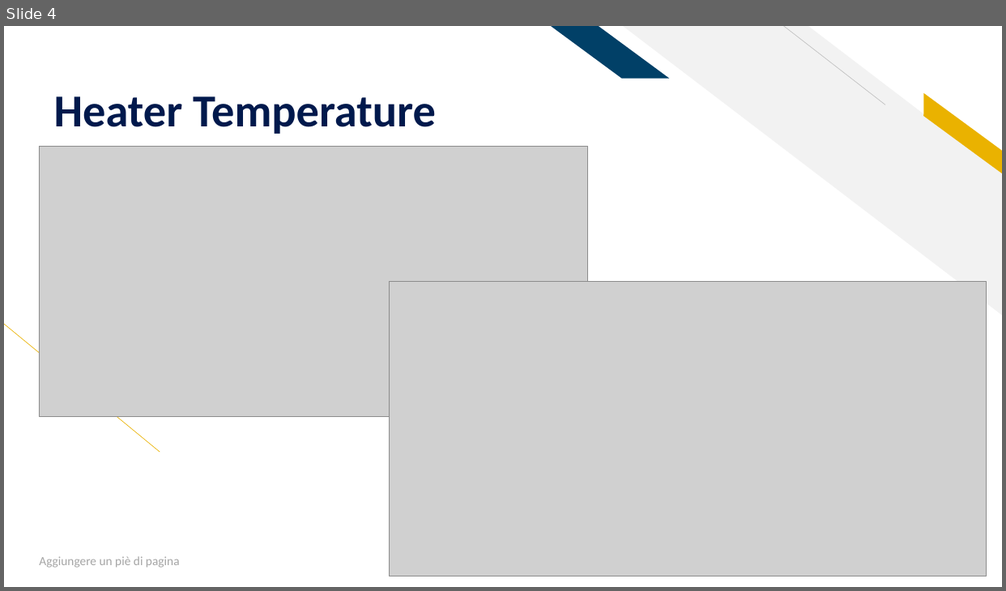
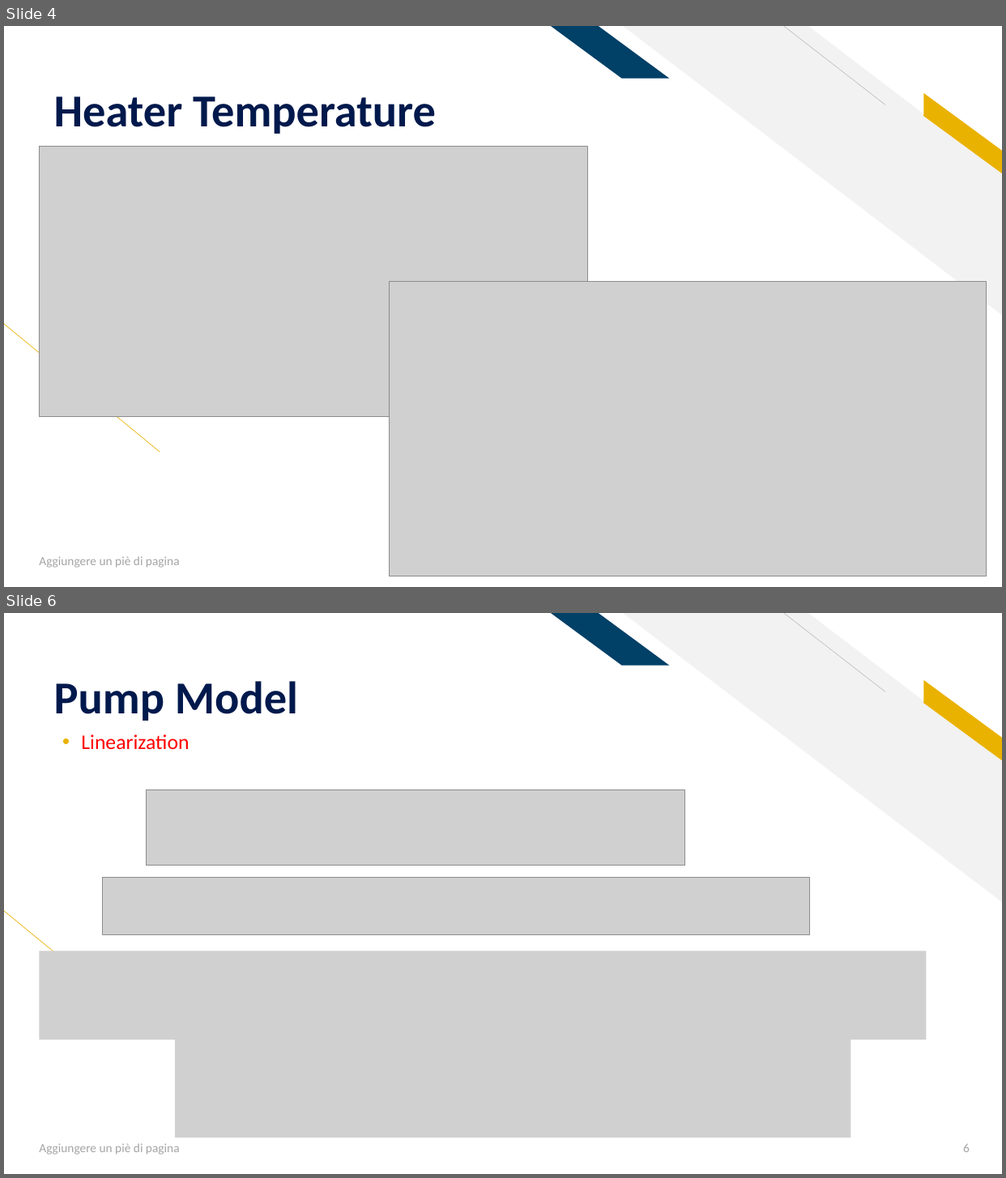
Before and after one commit to AleFire99/AES-git-repo, a slide deck: Aes_Project_2021_2022.pptx. Shown one above the other, each under a label of ours: slide 4 before the commit, slides 4 and 6 after it; the slides between them are not shown. The pictures are 1006x591 and 1006x1178 pixels, drawn with LibreOffice and Linux fonts; fonts in the diff are those of the drawing; grey boxes stand for pictures. Boxes give left, top, right and bottom in pixels: in the first picture for what was removed or moved away, otherwise in the second. Text is boxed around its words. In the diff, an @@ line names an element or a change of style, - is before the commit and + after.

```diff
--- a/Aes_Project_2021_2022.pptx
+++ b/Aes_Project_2021_2022.pptx
@@ slide 6 added at [4, 613, 1002, 1174], background #FFFFFF; not listed: 5 template elements that a slide beside it also shows @@
@@ title added at [54, 681, 298, 721], 44 pt, text #00194C, bold @@
+Pump Model
@@ text added at [81, 735, 189, 750], 20 pt, text #FF0000 @@
+• Linearization
@@ picture added at [147, 790, 685, 866] @@
@@ picture added at [103, 877, 810, 934] @@
@@ picture added at [39, 952, 927, 1041] @@
@@ picture added at [176, 1040, 851, 1138] @@
@@ text added at [39, 1144, 180, 1155], 12 pt, text #A5A5A5 @@
+Aggiungere un piè di pagina
@@ page number added at [963, 1144, 970, 1152], 12 pt, text #A5A5A5 @@
+6
```
Also in this commit, not shown: 1 slide changed, 1 other file.
